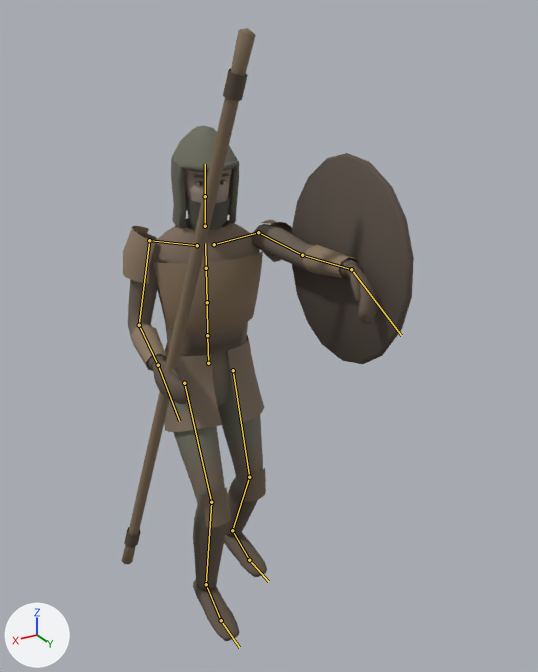
The glTF model assets/models/characters/hazekiller.glb: old version first, new version second.
Both versions are drawn from a 50 mm lens placed at (1.04, 2.13, 2.05), pointed at (-0.05, 0.32, 1.14). The axes (+X, +Y, +Z) are drawn at lower left. The lights are the same throughout. The first picture is the older version. Both versions are drawn at frame 5 of the action 'pull'; the numbers are the values there. The bones that change, and the others that lie on the model, are drawn over the model as lines.

Names of what the first picture shows: 'Hazekiller'.
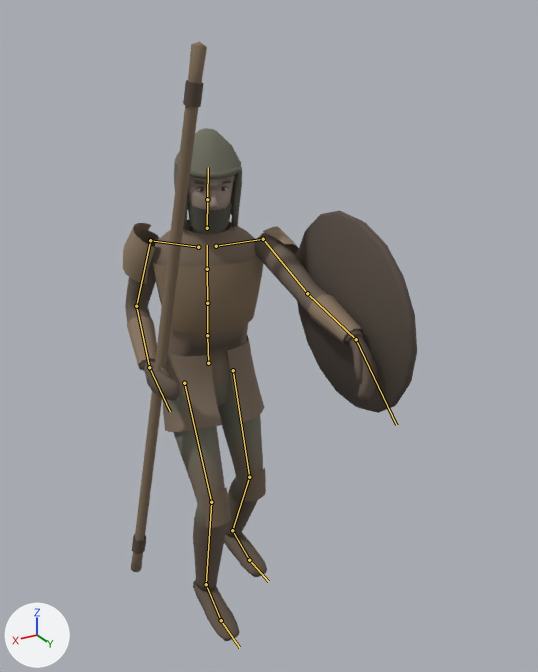
Pixel boxes (x1, y1, x2, y2) of what changed, in the pictures (538 x 672 px):
'Hazekiller', posed: before (121, 28, 414, 641); after (123, 42, 417, 641)
bone 'Spine', root to tip: before (207, 335) to (207, 302); after (207, 335) to (207, 303)
bone 'Chest', root to tip: before (207, 302) to (206, 268); after (207, 303) to (207, 269)
bone 'UpperChest', root to tip: before (206, 268) to (205, 243); after (207, 269) to (207, 245)
bone 'RightUpperArm', root to tip: before (149, 240) to (139, 325); after (150, 240) to (136, 306)
bone 'RightHand', root to tip: before (158, 365) to (179, 421); after (149, 367) to (170, 411)
bone 'LeftShoulder', root to tip: before (214, 244) to (258, 232); after (216, 246) to (263, 239)
bone 'LeftUpperArm', root to tip: before (258, 232) to (302, 255); after (263, 239) to (307, 293)
bone 'LeftLowerArm', root to tip: before (302, 255) to (351, 269); after (307, 293) to (356, 339)

What the commit changed:
Bone 'Spine' (bone_spine) turns from (1, -4, 0) to (3, -5, 0) degrees about its own x, y and z.
Bone 'Chest' (bone_chest) turns from (2, -5, 0) to (3, -6, 0) degrees about its own x, y and z.
Bone 'UpperChest' (bone_upperchest) turns from (2, -5, 0) to (3, -6, -1) degrees about its own x, y and z.
Bone 'RightUpperArm' (bone_rightupperarm) turns from (6, -6, 29) to (-12, -9, 31) degrees about its own x, y and z.
Bone 'RightHand' (bone_righthand) turns from (-6, 0, 0) to (24, 0, 0) degrees about its own x, y and z.
Bone 'LeftShoulder' (bone_leftshoulder) turns from (0, 0, 0) to (0, -2, -10) degrees about its own x, y and z.
Bone 'LeftUpperArm' (bone_leftupperarm) turns from (97, -9, -44) to (80, -25, -38) degrees about its own x, y and z.
Bone 'LeftLowerArm' (bone_leftlowerarm) turns from (0, 0, 0) to (2, 0, 0) degrees about its own x, y and z.
